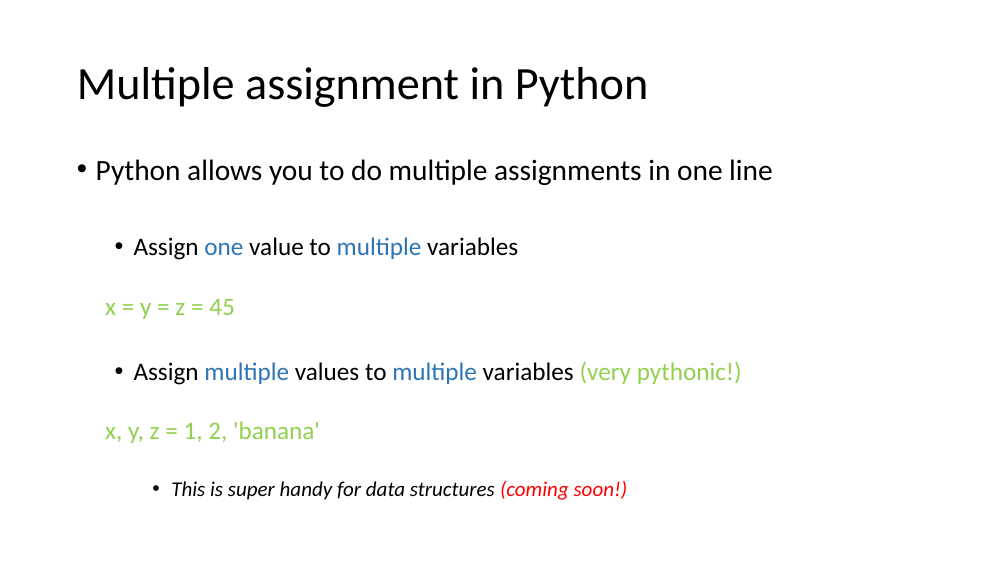
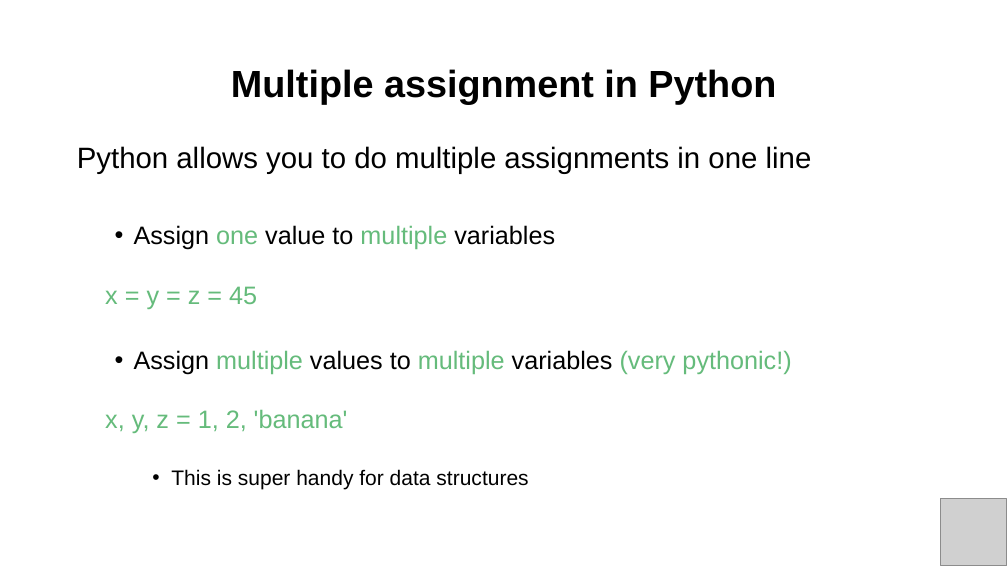
Before and after one commit to PracticumAI/python, a slide deck: slide 12 of presentations/02_variables.pptx. Drawn at 1008x567 pixels with LibreOffice and Linux fonts; fonts in the diff are those of the drawing; grey boxes stand for pictures. Boxes give left, top, right and bottom in pixels: in the first picture for what was removed or moved away, otherwise in the second. Text is boxed around its words. In the diff, an @@ line names an element or a change of style, - is before the commit and + after.

```diff
--- a/presentations/02_variables.pptx
+++ b/presentations/02_variables.pptx
@@ title "Multiple assignment in Python" at [231,69,776,104]: size 44 to 36 pt, font Calibri to Arial, bold on; alignment left to centre @@
@@ text "Python allows you to do ...": place and size @@
-text "Python allows you to do ..." at [96,159,772,500]
+text "Python allows you to do ..." at [77,146,812,489]
@@ text at [77,146,812,433]: font Calibri to Arial in "Python allows you to do multiple assignments ...", "Assign one value to multiple variables", "x = y = z = 45", "Assign multiple values to multiple variables (very ..." and 1 more places; text colour #2E75B6 to #65BB7B in "one multiple", "multiple multiple"; text colour #92D050 to #65BB7B in "x = y = z = 45", "(very pythonic!)", "x, y, z = 1, 2, 'banana'"; bullet • to none @@
@@ text at [171,469,528,489]: text changed; font Calibri to Arial; italic off @@
-    • This is super handy for data structures (coming soon!)
+    • This is super handy for data structures
@@ picture added at [941,499,1007,566] @@
```
Also in this commit, not shown: 19 other slides changed, 5 slides added, 6 slides removed, 2 other files.
